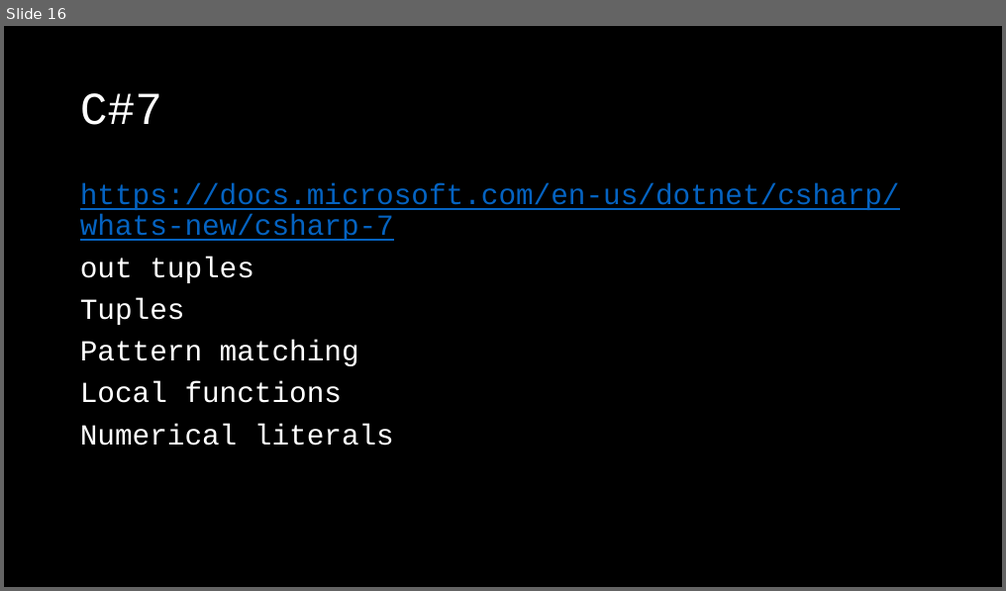
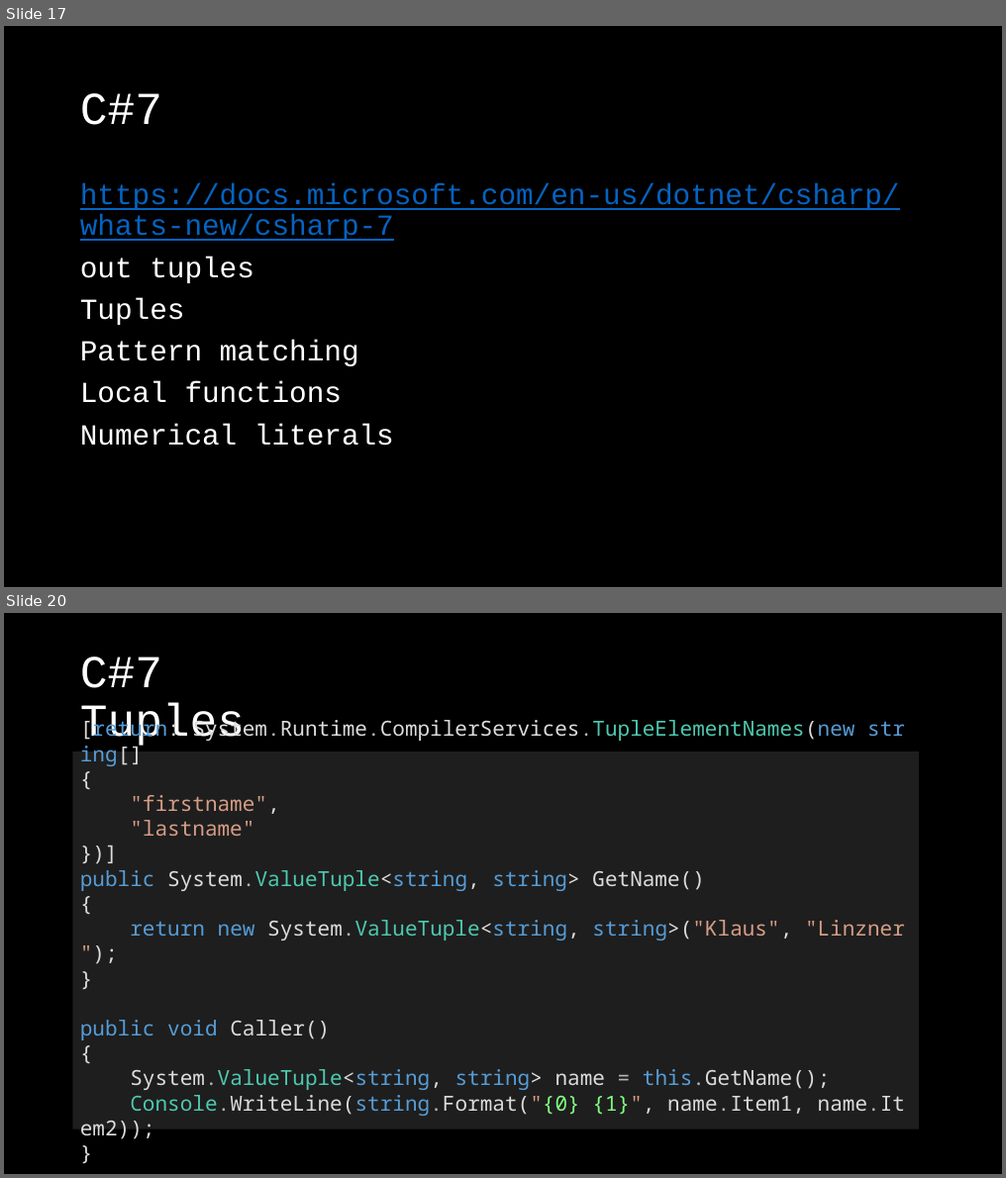
Before and after one commit to KlausLinzner/CSTrainings, a slide deck: WhatsNew.pptx. Shown one above the other, each under a label of ours: slide 16 before the commit, slides 17 and 20 after it; the slides between them are not shown. The pictures are 1006x591 and 1006x1178 pixels, drawn with LibreOffice and Linux fonts; fonts in the diff are those of the drawing; background and template pictures are left out. Boxes give left, top, right and bottom in pixels: in the first picture for what was removed or moved away, otherwise in the second. Text is boxed around its words. In the diff, an @@ line names an element or a change of style, - is before the commit and + after.

Commit message:
Updated pptx; removed md

```diff
--- a/WhatsNew.pptx
+++ b/WhatsNew.pptx
@@ slide 20 added at [4, 613, 1002, 1174], background picture (left out) @@
@@ title added at [80, 657, 245, 749], 44 pt, text #FFFFFF @@
+C#7
+Tuples
@@ text added at [73, 748, 920, 1134], fill #1E1E1E, 20 pt, text #DCDCDC @@
+[return: System.Runtime.CompilerServices.TupleElementNames(new string[]
+{
+"firstname",
+"lastname"
+})]
+public System.ValueTuple<string, string> GetName()
+{
+return new System.ValueTuple<string, string>("Klaus", "Linzner");
+}
+public void Caller()
+{
+System.ValueTuple<string, string> name = this.GetName();
+Console.WriteLine(string.Format("{0} {1}", name.Item1, name.Item2));
+}
@@ what was slide 16 is now slide 17 @@
```
Also in this commit, not shown: 10 other slides added, 2 other files.
